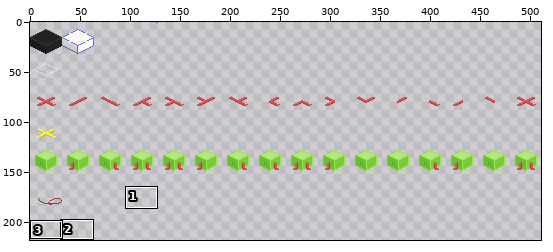
Pixel-art file -- electricoon/Graphics/tiles.aseprite. Above, an overview of the earlier version with the close-up marked.
Close-up. Before:
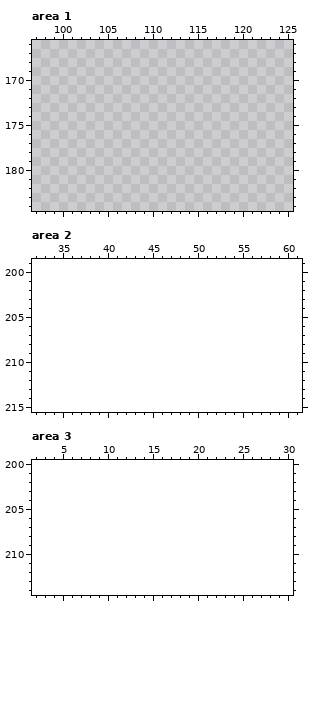
512x192 pixels, 1 frame. Colours within 5 levels of each other are drawn and written as one. Shown: area 1: x 97..125, y 166..184; area 2: x 32..61, y 199..215; area 3: x 2..30, y 200..214. The old version is drawn lined up with the new one, on the new canvas. The wide view leaves out empty margins. The commit also changed other parts of the picture, which this record leaves out.
After:
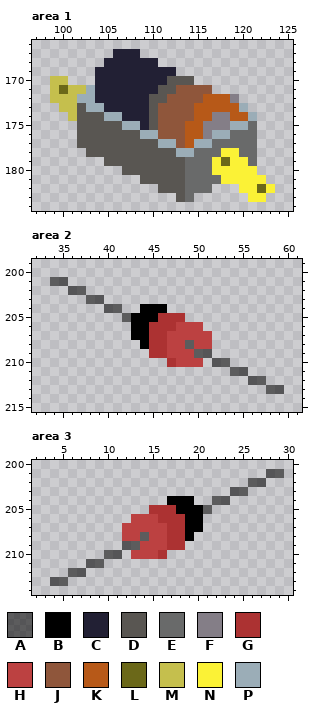
Palette (. is transparent): A #0000008d  B #000000  C #222034  D #595652  E #696a6a  F #847e87  G #ac3232  H #bc4141  J #8f563b  K #b75918  L #6b6819  M #c5bf4d  N #fbf236  P #9badb7
What changed:
{"change": "canvas 512x192 -> 512x224"}
{"where": "area 1"}
{"y":167,"x":106,"old":"...","new":"CCC"}
{"y":168,"x":105,"old":"......","new":"CCCCCC"}
{"y":169,"x":104,"old":".........","new":"CCCCCCCCC"}
{"y":170,"x":99,"old":"..","new":"MM"}
{"y":170,"x":104,"old":"...........","new":"CCCCCCCCDDD"}
{"y":171,"x":99,"old":"..................","new":"MLMMPCCCCCCCDDJJJJ"}
{"y":172,"x":99,"old":".....................","new":"MMMPPCCCCCCDDJJJJKKKF"}
{"y":173,"x":100,"old":".....................","new":"MMDPPCCCCCDJJJJKKKKKP"}
{"y":174,"x":101,"old":".....................","new":"MDDDPPCCCDJJJJKKFFKKP"}
{"y":175,"x":102,"old":"....................","new":"DDDDDPPCDJJJKKFFFPPE"}
{"y":176,"x":102,"old":"....................","new":"DDDDDDDPPJJJKKFPPEEE"}
{"y":177,"x":102,"old":"....................","new":"DDDDDDDDDPPJKPPEEEEE"}
{"y":178,"x":103,"old":"...................","new":"DDDDDDDDDDPPEEENNEE"}
{"y":179,"x":105,"old":".................","new":"DDDDDDDDDEEENLNNE"}
{"y":180,"x":107,"old":"...............","new":"DDDDDDDEEENNNNN"}
{"y":181,"x":109,"old":"..............","new":"DDDDDEEEENNNNN"}
{"y":182,"x":111,"old":"......","new":"DDDEEE"}
{"y":182,"x":120,"old":"....","new":"NNLN"}
{"y":183,"x":113,"old":"..","new":"DE"}
{"y":183,"x":121,"old":"..","new":"NN"}
{"where": "area 2"}
{"y":201,"x":34,"old":"..","new":"AA"}
{"y":202,"x":36,"old":"..","new":"AA"}
{"y":203,"x":38,"old":"..","new":"AA"}
{"y":204,"x":40,"old":"..","new":"AA"}
{"y":204,"x":44,"old":"...","new":"BBB"}
{"y":205,"x":42,"old":".......","new":"ABBBGGG"}
{"y":206,"x":43,"old":"........","new":"BBGGGHHH"}
{"y":207,"x":43,"old":".........","new":"BBGGHHHHH"}
{"y":208,"x":44,"old":"........","new":"BGGHHAHH"}
{"y":209,"x":45,"old":".......","new":"GGHHHAA"}
{"y":210,"x":47,"old":"....","new":"GHHH"}
{"y":210,"x":52,"old":"..","new":"AA"}
{"y":211,"x":54,"old":"..","new":"AA"}
{"y":212,"x":56,"old":"..","new":"AA"}
{"y":213,"x":58,"old":"..","new":"AA"}
{"where": "area 3"}
{"y":201,"x":28,"old":"..","new":"AA"}
{"y":202,"x":26,"old":"..","new":"AA"}
{"y":203,"x":24,"old":"..","new":"AA"}
{"y":204,"x":17,"old":"...","new":"BBB"}
{"y":204,"x":22,"old":"..","new":"AA"}
{"y":205,"x":15,"old":".......","new":"GGGBBBA"}
{"y":206,"x":13,"old":"........","new":"HHHGGGBB"}
{"y":207,"x":12,"old":".........","new":"HHHHHGGBB"}
{"y":208,"x":12,"old":"........","new":"HHAHHGGB"}
{"y":209,"x":12,"old":".......","new":"AAHHHGG"}
{"y":210,"x":10,"old":"..","new":"AA"}
{"y":210,"x":13,"old":"....","new":"HHHG"}
{"y":211,"x":8,"old":"..","new":"AA"}
{"y":212,"x":6,"old":"..","new":"AA"}
{"y":213,"x":4,"old":"..","new":"AA"}
{"label":"added","picture_box":[50,49,275,202]}
{"label":"added","picture_box":[50,277,284,394]}
{"label":"added","picture_box":[50,469,284,586]}
